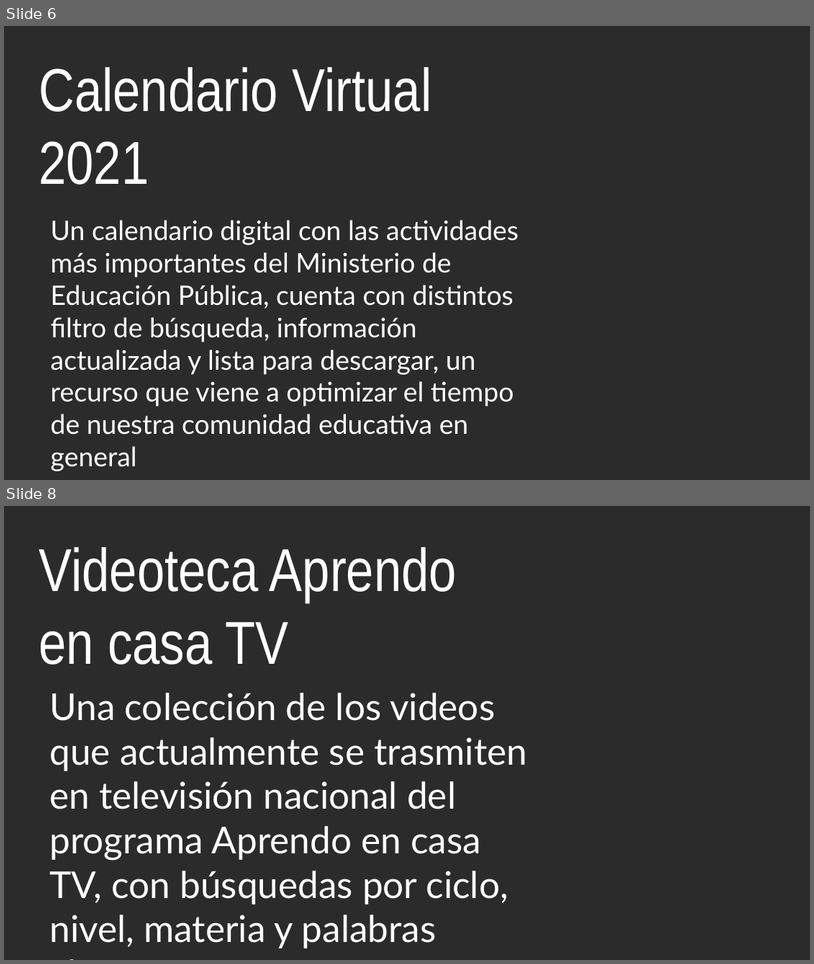
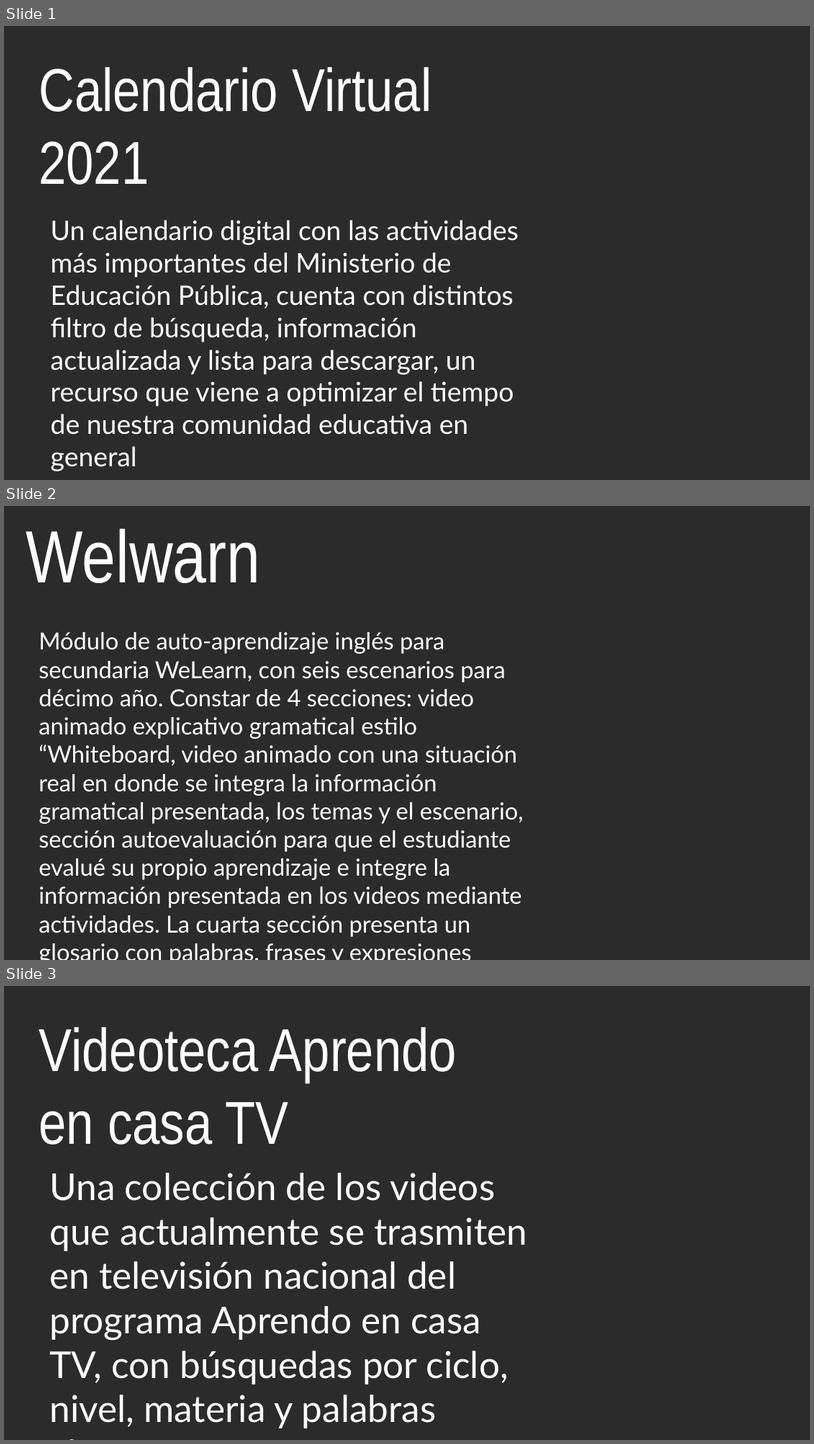
Before and after one commit to producciongespro/ColeccionRecursosGespro, a slide deck: diseño/img-avances/descriptivo.pptx. Shown one above the other, each under a label of ours: slides 6 and 8 before the commit, slides 1, 2 and 3 after it; the slides between them are not shown. The pictures are 814x964 and 814x1444 pixels, drawn with LibreOffice and Linux fonts; fonts in the diff are those of the drawing; background and template pictures are left out; a plain dark background stands for a picture behind light text. Boxes give left, top, right and bottom in pixels: in the first picture for what was removed or moved away, otherwise in the second. Text is boxed around its words. In the diff, an @@ line names an element or a change of style, - is before the commit and + after.

Commit message:
Sección de avances
Se agregan 5 recursos más para avances

```diff
--- a/diseño/img-avances/descriptivo.pptx
+++ b/diseño/img-avances/descriptivo.pptx
@@ slide 2 added at [4,506,810,960], background picture (left out) @@
@@ text added at [26,528,261,583], 88 pt, text #FFFFFF @@
+Welwarn
@@ text added at [39,632,524,937], 28 pt, text #FFFFFF @@
+Módulo de auto-aprendizaje inglés para secundaria WeLearn, con seis escenarios para décimo año. Constar de 4 secciones: video animado explicativo gramatical estilo “Whiteboard, video animado con una situación real en donde se integra la información gramatical presentada, los temas y el escenario, sección autoevaluación para que el estudiante evalué su propio aprendizaje e integre la información presentada en los videos mediante actividades. La cuarta sección presenta un glosario con palabras, frases y expresiones idiomáticas relacionadas.
@@ what was slide 6 is now slide 1 @@
@@ what was slide 8 is now slide 3 @@
```
Also in this commit, not shown: 6 slides removed, 10 other files.
